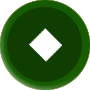
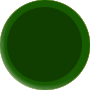
Comparing the layer stacks of the two 90 x 90 images. Changes:
hid "Layer 6" over (29, 28, 62, 63)
